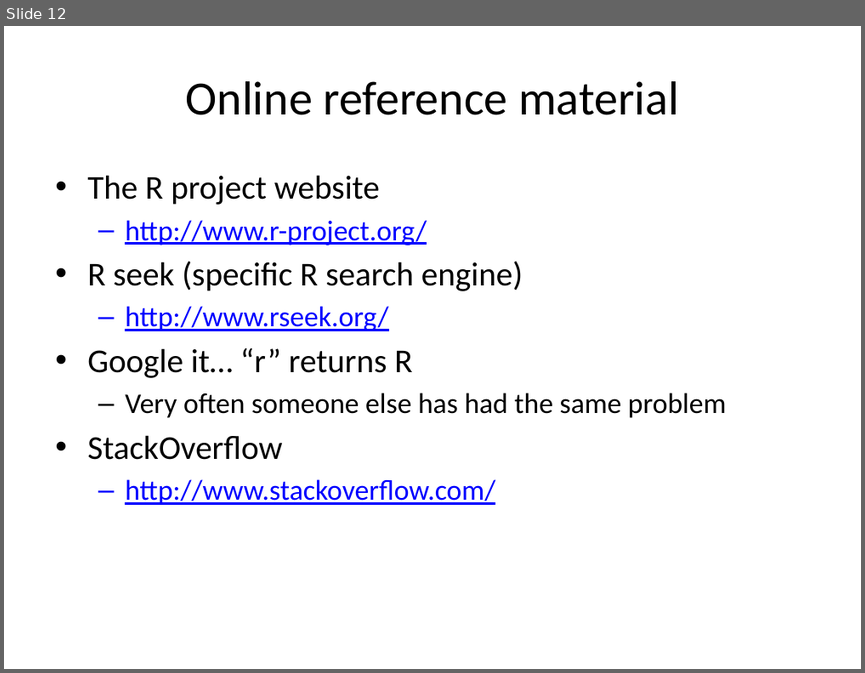
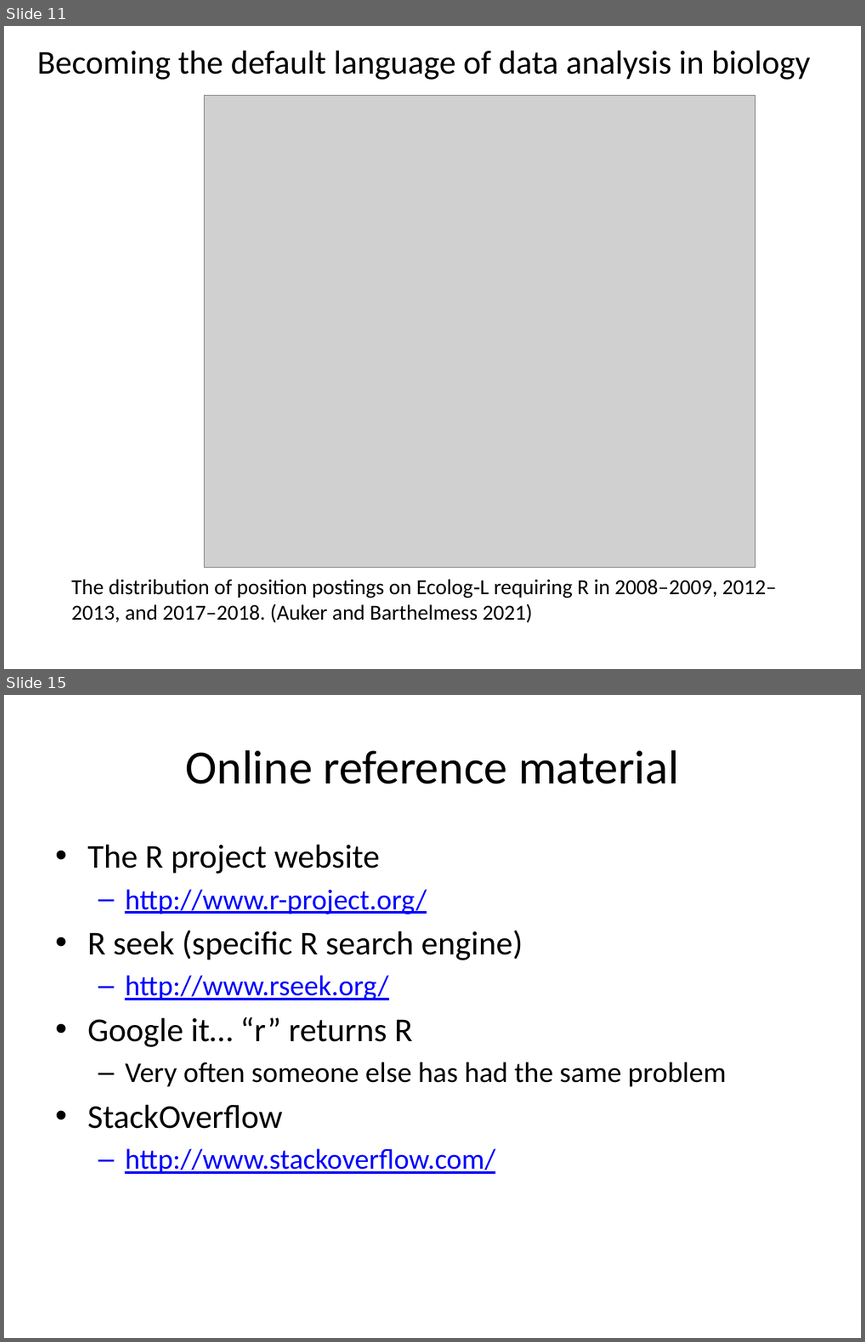
Before and after one commit to cmgienger/1-Introduction-to-R, a slide deck: 1-Introduction to R and Rstudio.pptx. Shown one above the other, each under a label of ours: slide 12 before the commit, slides 11 and 15 after it; the slides between them are not shown. The pictures are 865x673 and 865x1342 pixels, drawn with LibreOffice and Linux fonts; fonts in the diff are those of the drawing; grey boxes stand for pictures. Boxes give left, top, right and bottom in pixels: in the first picture for what was removed or moved away, otherwise in the second. Text is boxed around its words. In the diff, an @@ line names an element or a change of style, - is before the commit and + after.

```diff
--- a/1-Introduction to R and Rstudio.pptx
+++ b/1-Introduction to R and Rstudio.pptx
@@ slide 11 added at bbox=[4, 26, 861, 669], background #FFFFFF @@
@@ text added at bbox=[37, 50, 810, 80], 28 pt, text #000000 @@
+Becoming the default language of data analysis in biology
@@ picture added at bbox=[204, 96, 755, 567] @@
@@ text added at bbox=[71, 578, 777, 623], 18 pt, text #000000 @@
+The distribution of position postings on Ecolog‐L requiring R in 2008–2009, 2012–2013, and 2017–2018. (Auker and Barthelmess 2021)
@@ what was slide 12 is now slide 15 @@
```
Also in this commit, not shown: 3 slides changed, 2 other slides added, 2 other files.
